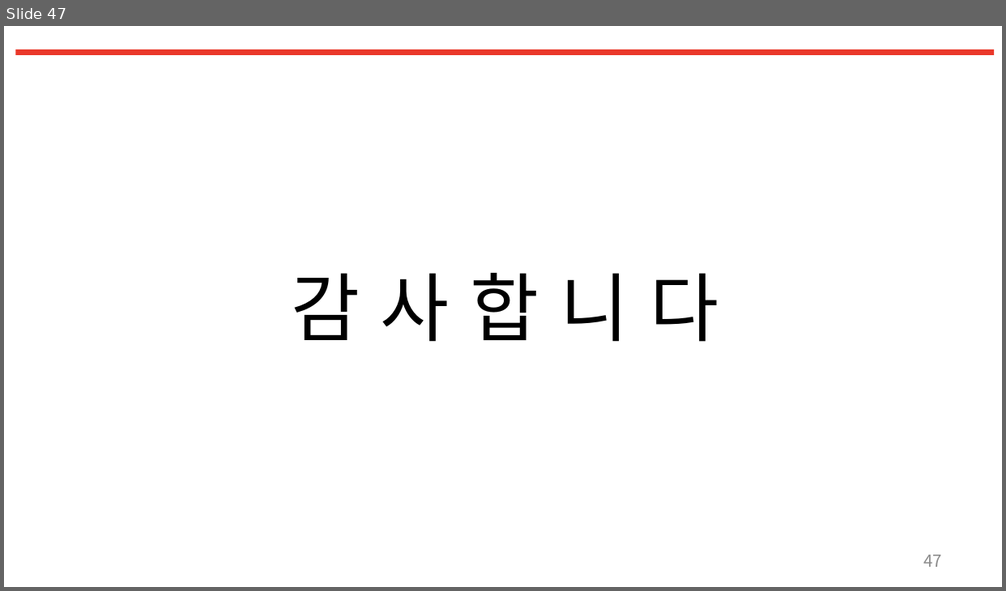
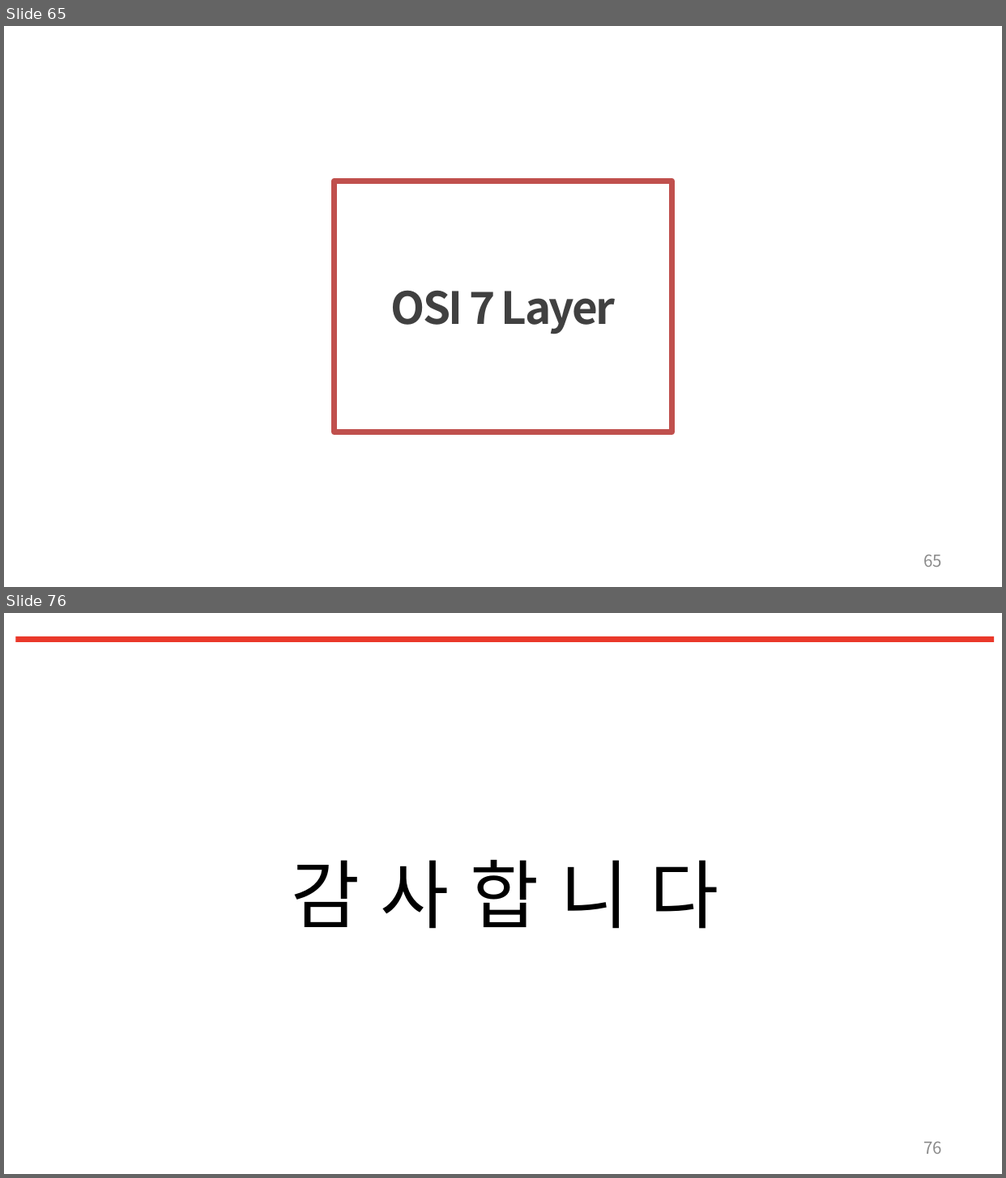
Before and after one commit to LeeSM0518/TIL, a slide deck: Network/Network_1week.pptx. Shown one above the other, each under a label of ours: slide 47 before the commit, slides 65 and 76 after it; the slides between them are not shown. The pictures are 1006x591 and 1006x1178 pixels, drawn with LibreOffice and Linux fonts; fonts in the diff are those of the drawing. Boxes give left, top, right and bottom in pixels: in the first picture for what was removed or moved away, otherwise in the second. Text is boxed around its words. In the diff, an @@ line names an element or a change of style, - is before the commit and + after.

```diff
--- a/Network/Network_1week.pptx
+++ b/Network/Network_1week.pptx
@@ slide 65 added at <box>4,26,1002,587</box>, background #FFFFFF @@
@@ rectangle added at <box>334,181,672,432</box>, fill #FFFFFF, outline #C0504D 4 pt, 32 pt, text #404040, bold @@
+OSI 7 Layer
@@ page number added at <box>923,555,942,567</box>, 12 pt, text #8C8C8C @@
+65
@@ what was slide 47 is now slide 76 @@
@@ page number at <box>923,1142,942,1154</box>: text changed @@
-47
+76
```
Also in this commit, not shown: 30 other slides added, 2 slides removed, 4 other files.
